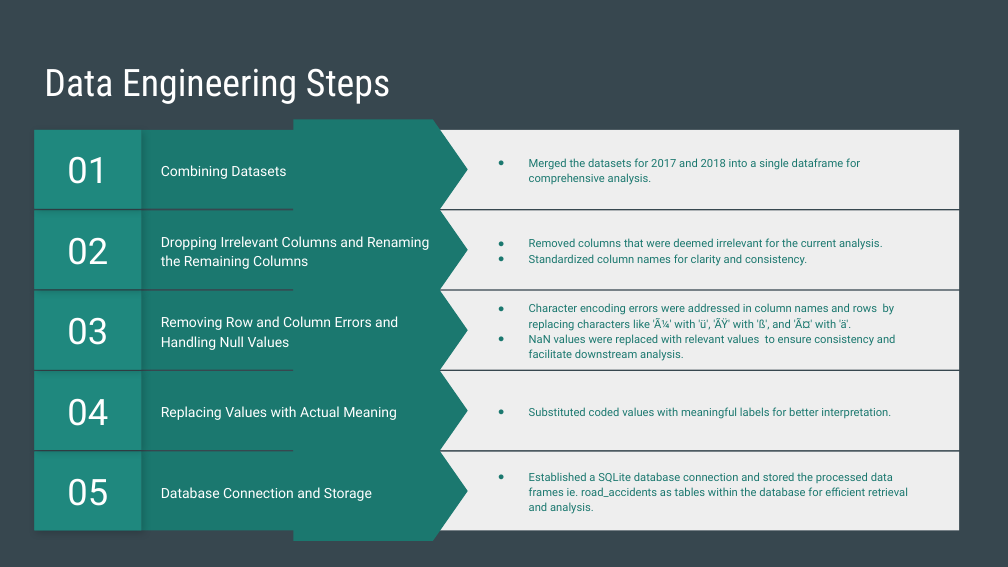
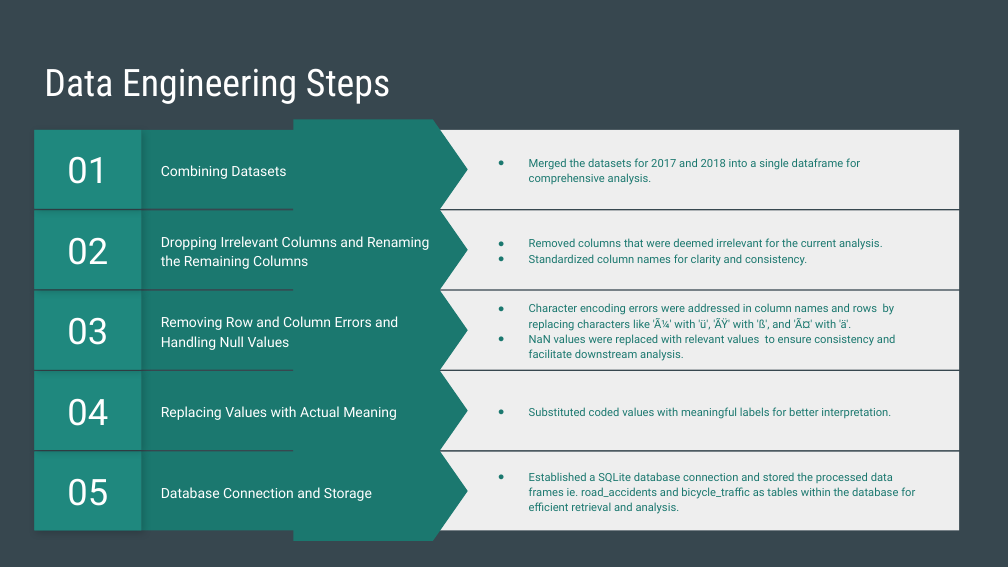
Before and after one commit to ankitj-97/made-template, a slide deck: slide 10 of project/slides.pptx. Drawn at 1008x567 pixels with LibreOffice and Linux fonts; fonts in the diff are those of the drawing. Boxes give left, top, right and bottom in pixels: in the first picture for what was removed or moved away, otherwise in the second. Text is boxed around its words. In the diff, an @@ line names an element or a change of style, - is before the commit and + after.

```diff
--- a/project/slides.pptx
+++ b/project/slides.pptx
@@ text at (x1=529, y1=472, x2=915, y2=514): text changed @@
-● Established a SQLite database connection and stored the processed data frames ie. road_accidents as tables within the database for efficient retrieval and analysis.
+● Established a SQLite database connection and stored the processed data frames ie. road_accidents and bicycle_traffic as tables within the database for efficient retrieval and analysis.
```
Also in this commit, not shown: 2 other slides changed, 1 other file.
